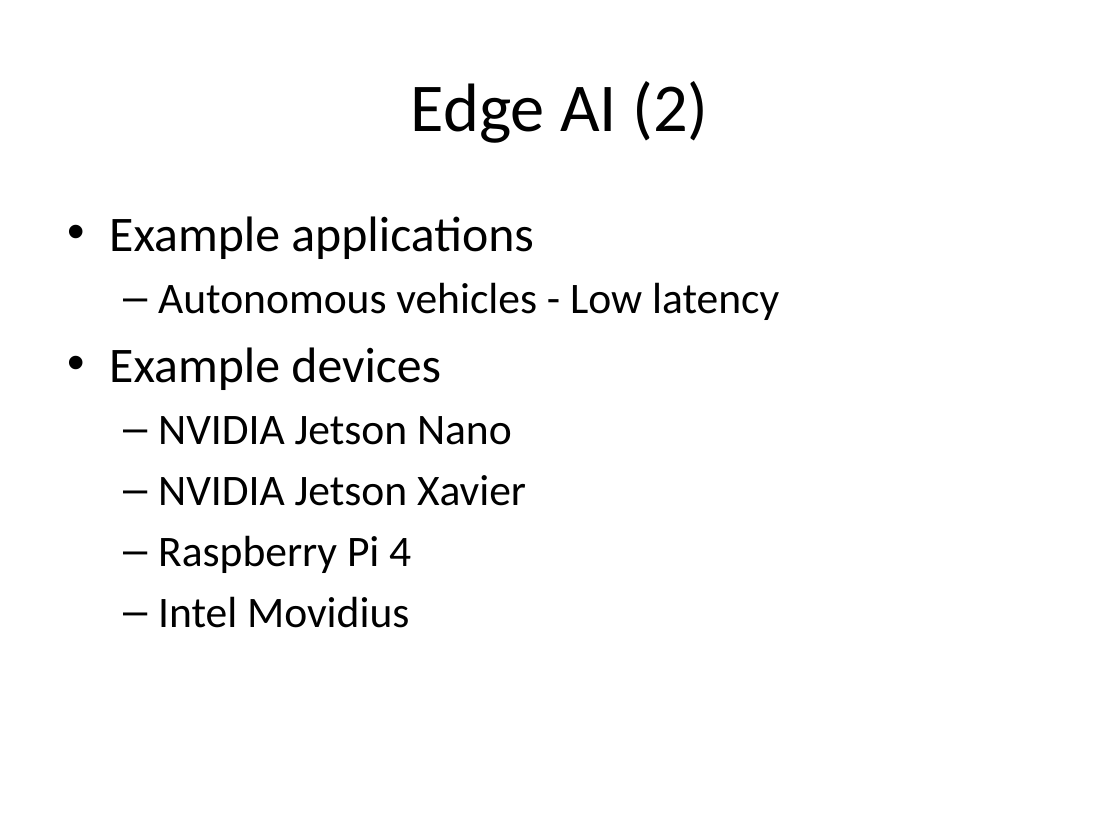
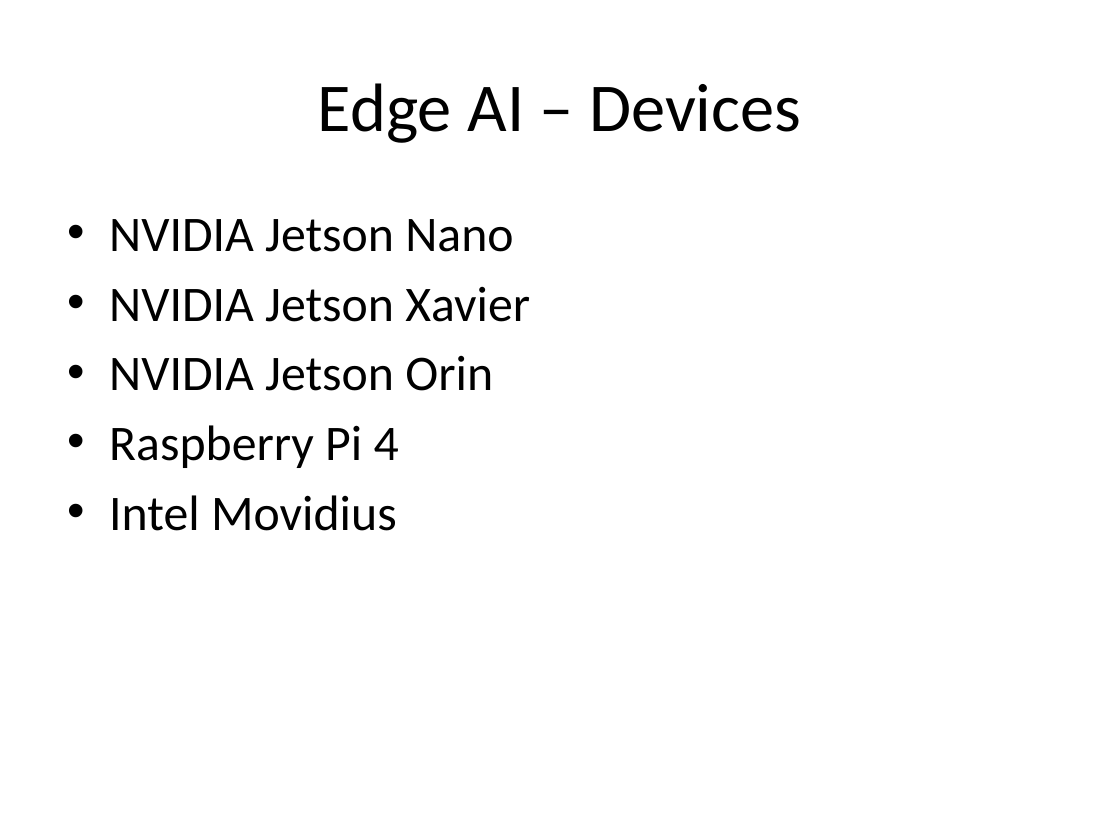
Before and after one commit to look4pritam/ArtificialIntelligence, a slide deck: slide 37 of MLLifeCycle/MachineLearningProjectLifecycle.pptx (slide 32 before the commit). Drawn at 1120x840 pixels with LibreOffice and Linux fonts; fonts in the diff are those of the drawing. Boxes give left, top, right and bottom in pixels: in the first picture for what was removed or moved away, otherwise in the second. Text is boxed around its words. In the diff, an @@ line names an element or a change of style, - is before the commit and + after.

```diff
--- a/MLLifeCycle/MachineLearningProjectLifecycle.pptx
+++ b/MLLifeCycle/MachineLearningProjectLifecycle.pptx
@@ title at [318,83,801,143]: text changed @@
-Edge AI (2)
+Edge AI – Devices
@@ text at [109,216,779,390]: paragraphs removed @@
-• Example applications
-  – Autonomous vehicles - Low latency
-• Example devices
@@ text at [109,219,530,531]: size 28 to 32 pt in "NVIDIA Jetson Nano", "NVIDIA Jetson Xavier", "Raspberry Pi 4", "Intel Movidius"; bullet – to •; list level 2 to 1 in "NVIDIA Jetson Nano"; list level 2 to 1 in "NVIDIA Jetson Xavier"; list level 2 to 1 in "Raspberry Pi 4"; list level 2 to 1 in "Intel Movidius" @@
@@ text at [109,355,493,391]: paragraph added @@
+• NVIDIA Jetson Orin
```
Also in this commit, not shown: 8 other slides changed, 7 slides added, 1 slide removed.
